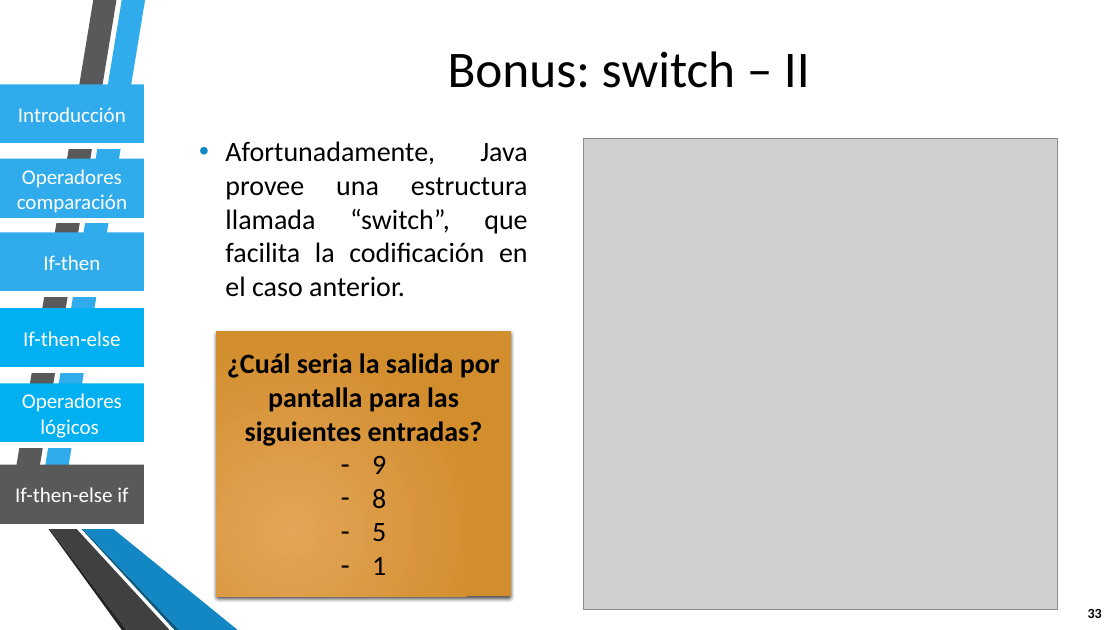
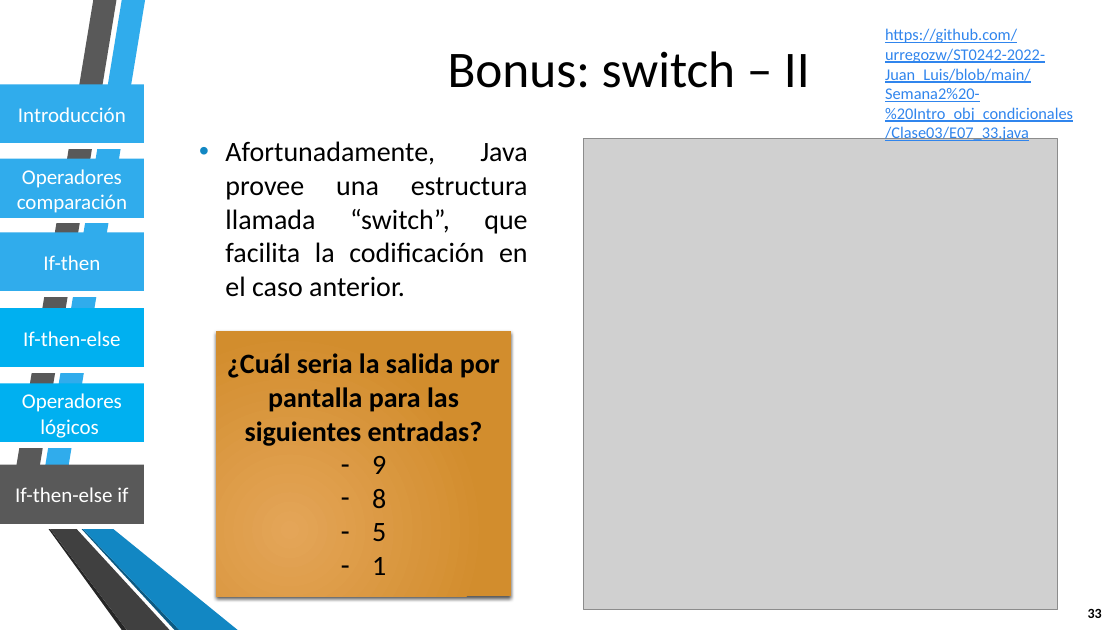
Before and after one commit to urregozw/ST0242-2022-Juan_Luis, a slide deck: slide 33 of Semana2 - Intro_obj_condicionales/Clase03/Clase-03-Condicionales.pptx. Drawn at 1120x630 pixels with LibreOffice and Linux fonts; fonts in the diff are those of the drawing; grey boxes stand for pictures; background and template pictures are left out. Boxes give left, top, right and bottom in pixels: in the first picture for what was removed or moved away, otherwise in the second. Text is boxed around its words. In the diff, an @@ line names an element or a change of style, - is before the commit and + after.

Commit message:
Actualizacion de los links de clase

```diff
--- a/Semana2 - Intro_obj_condicionales/Clase03/Clase-03-Condicionales.pptx
+++ b/Semana2 - Intro_obj_condicionales/Clase03/Clase-03-Condicionales.pptx
@@ text added at (885,28,1073,143), 14 pt, text #3085ED, underline @@
+https://github.com/urregozw/ST0242-2022-Juan_Luis/blob/main/Semana2%20-%20Intro_obj_condicionales/Clase03/E07_33.java
```
Also in this commit, not shown: 6 other slides changed.
